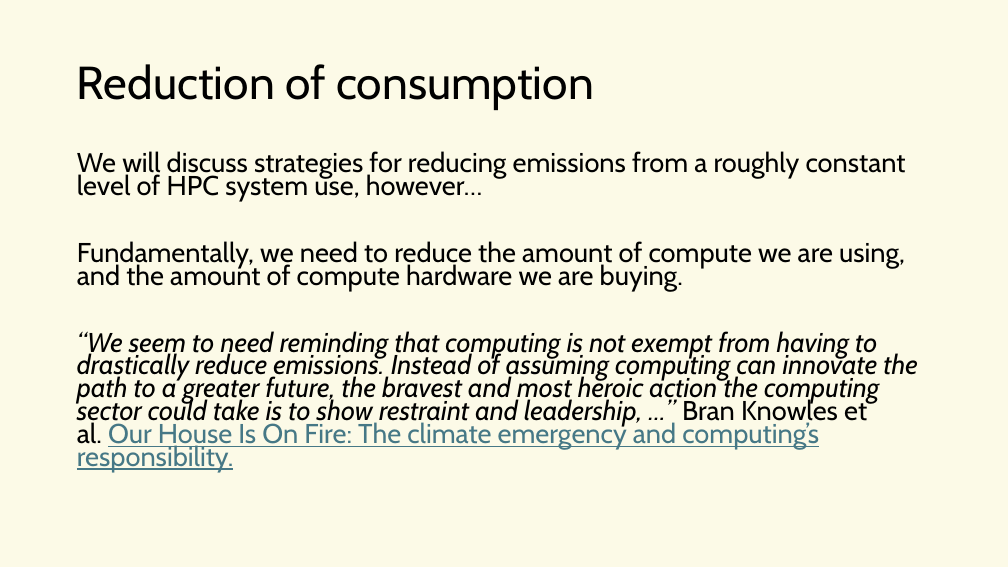
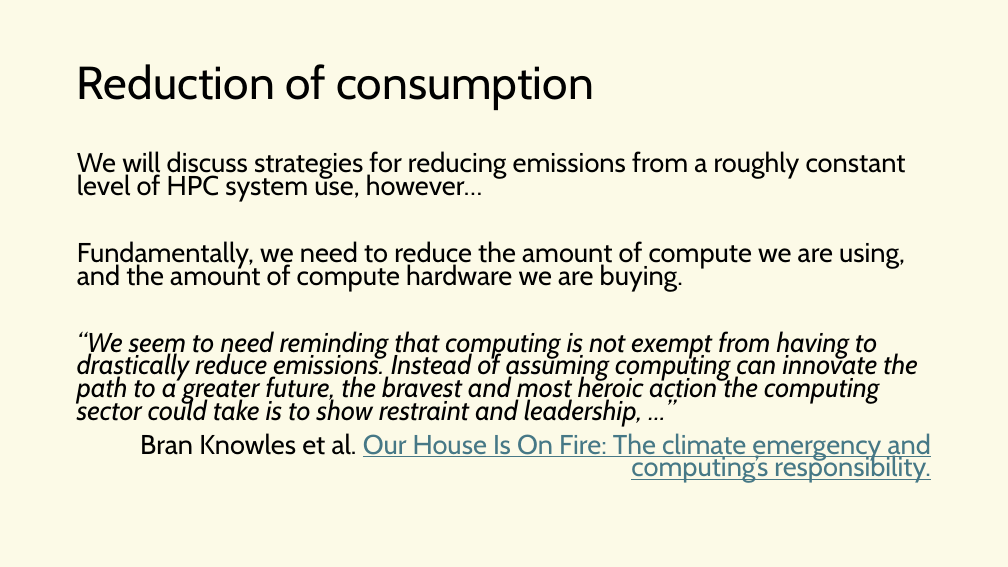
Before and after one commit to EPCCed/2026-02-26_GreenHPC_Turing, a slide deck: slide 19 of instructors/L8-reducing-emissions.pptx. Drawn at 1008x567 pixels with LibreOffice and Linux fonts; fonts in the diff are those of the drawing. Boxes give left, top, right and bottom in pixels: in the first picture for what was removed or moved away, otherwise in the second. Text is boxed around its words. In the diff, an @@ line names an element or a change of style, - is before the commit and + after.

Commit message:
Fix typos in presentations

```diff
--- a/instructors/L8-reducing-emissions.pptx
+++ b/instructors/L8-reducing-emissions.pptx
@@ text at (x1=77, y1=331, x2=931, y2=483): text changed @@
-“We seem to need reminding that computing is not exempt from having to drastically reduce emissions. Instead of assuming computing can innovate the path to a greater future, the bravest and most heroic action the computing sector could take is to show restraint and leadership, …” Bran Knowles et al. Our House Is On Fire: The climate emergency and computing’s responsibility.
+“We seem to need reminding that computing is not exempt from having to drastically reduce emissions. Instead of assuming computing can innovate the path to a greater future, the bravest and most heroic action the computing sector could take is to show restraint and leadership, …”
+Bran Knowles et al. Our House Is On Fire: The climate emergency and computing’s responsibility.
```
Also in this commit, not shown: 3 other slides changed, 6 other files.
